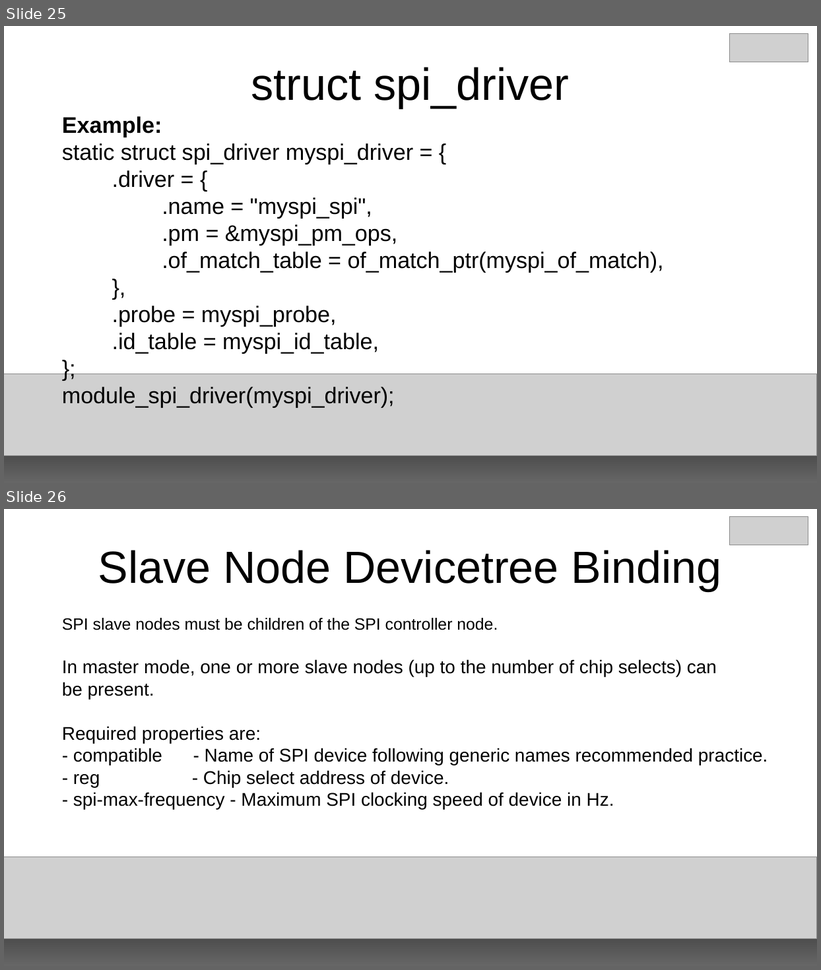
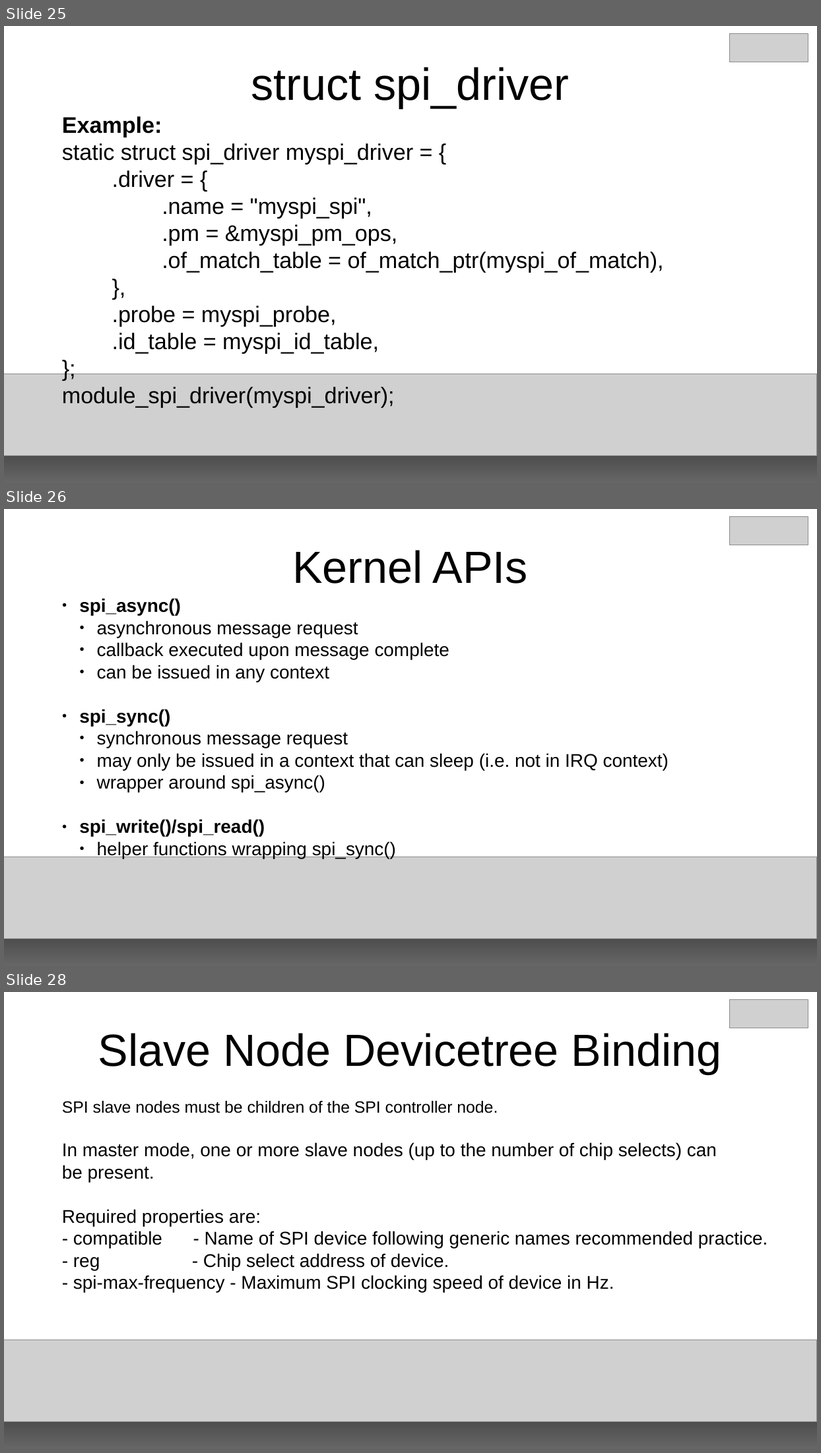
Before and after one commit to e-ale/Slides, a slide deck: building-an-spi-driver.odp. Shown one above the other, each under a label of ours: slides 25 and 26 before the commit, slides 25, 26 and 28 after it; the slides between them are not shown. The pictures are 821x970 and 821x1453 pixels, drawn with LibreOffice and Linux fonts; fonts in the diff are those of the drawing; grey boxes stand for pictures. Boxes give left, top, right and bottom in pixels: in the first picture for what was removed or moved away, otherwise in the second. Text is boxed around its words. In the diff, an @@ line names an element or a change of style, - is before the commit and + after.

Commit message:
Adds kernel API information

```diff
--- a/building-an-spi-driver.odp
+++ b/building-an-spi-driver.odp
@@ slide 26 added at (4, 509, 817, 966), background #FFFFFF @@
@@ picture added at (730, 516, 809, 545) @@
@@ title added at (292, 550, 528, 584), 44 pt, text #000000 @@
+Kernel APIs
@@ text added at (79, 598, 669, 859), 18 pt, text #000000 @@
+● spi_async()
+  ● asynchronous message request
+  ● callback executed upon message complete
+  ● can be issued in any context
+● spi_sync()
+  ● synchronous message request
+  ● may only be issued in a context that can sleep (i.e. not in IRQ context)
+  ● wrapper around spi_async()
+● spi_write()/spi_read()
+  ● helper functions wrapping spi_sync()
@@ rectangle added at (4, 859, 817, 966), fill gradient #000000 to #666666 @@
@@ picture added at (4, 857, 817, 939) @@
@@ what was slide 26 is now slide 28 @@
```
Also in this commit, not shown: 5 slides changed, 1 other slide added.
